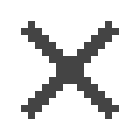
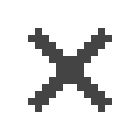
Two versions of the same layered image (140 × 140). Layer-by-layer changes:
painted on "Background" over [21, 21, 119, 119]
